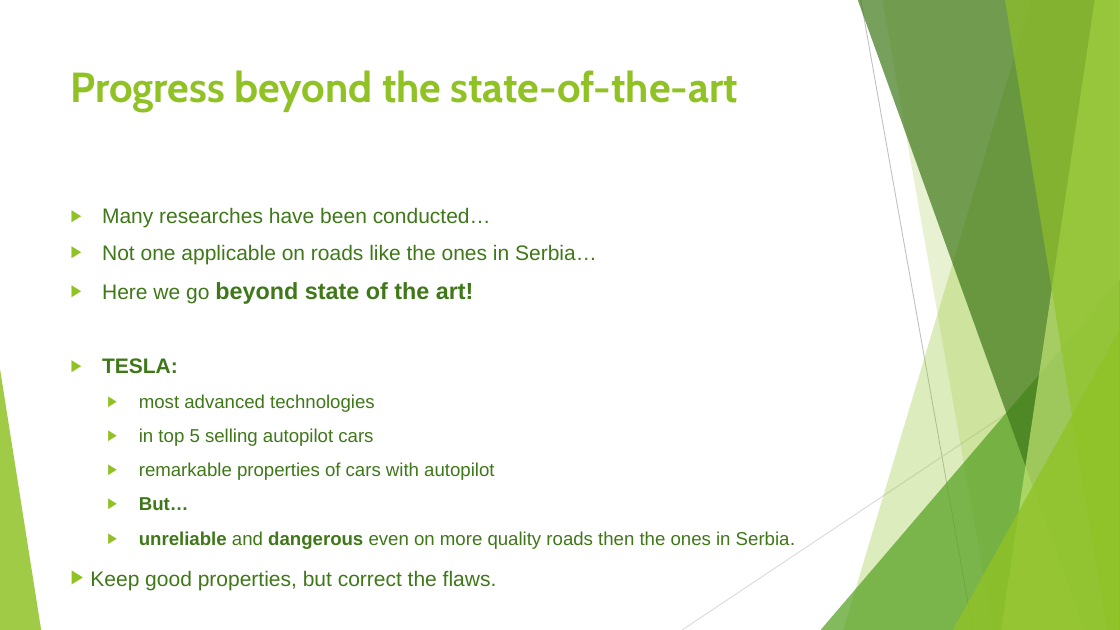
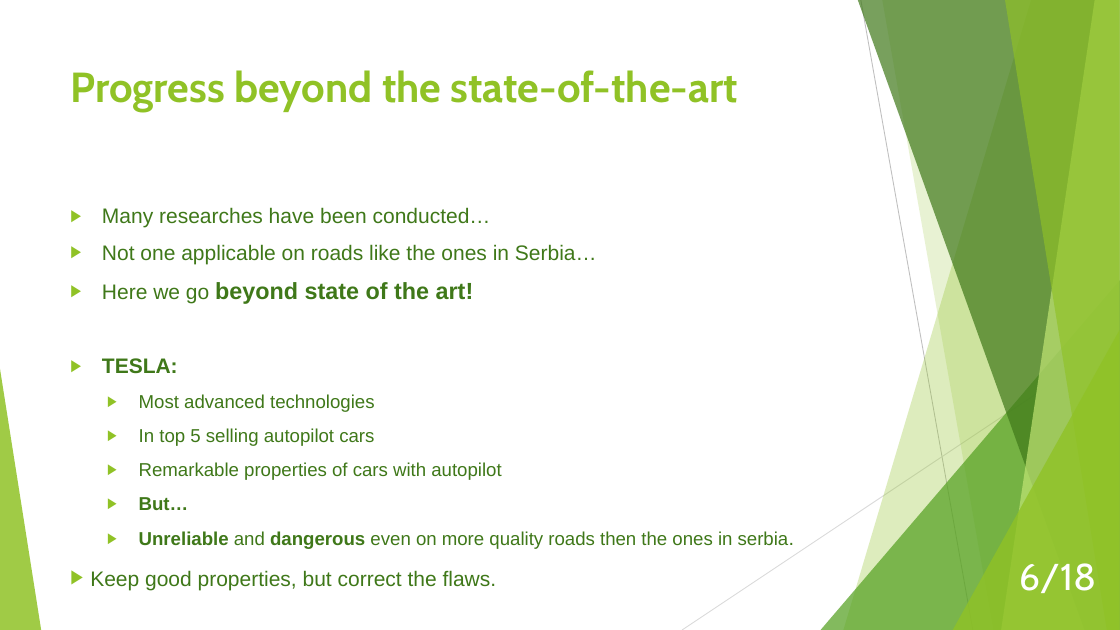
Before and after one commit to MarinaNikolic/UPR, a slide deck: slide 6 of APS.pptx. Drawn at 1120x630 pixels with LibreOffice and Linux fonts; fonts in the diff are those of the drawing. Boxes give left, top, right and bottom in pixels: in the first picture for what was removed or moved away, otherwise in the second. Text is boxed around its words. In the diff, an @@ line names an element or a change of style, - is before the commit and + after.

Commit message:
PPT for proposal done. CMMI done. Big-to-do updated. Fixed minor grammar issues in proposal.

```diff
--- a/APS.pptx
+++ b/APS.pptx
@@ text at (x1=139, y1=394, x2=501, y2=480): text changed @@
-    ▶ most advanced technologies
-    ▶ in top 5 selling autopilot cars
-    ▶ remarkable properties of cars with autopilot
+    ▶ Most advanced technologies
+    ▶ In top 5 selling autopilot cars
+    ▶ Remarkable properties of cars with autopilot
@@ text at (x1=139, y1=531, x2=789, y2=549): text changed @@
-    ▶ unreliable and dangerous even on more quality roads then the ones in Serbia.
+    ▶ Unreliable and dangerous even on more quality roads then the ones in serbia.
@@ page number added at (x1=1019, y1=563, x2=1096, y2=593), 32 pt, text #FFFFFF @@
+6/18
```
Also in this commit, not shown: 16 other slides changed, 3 other files.
